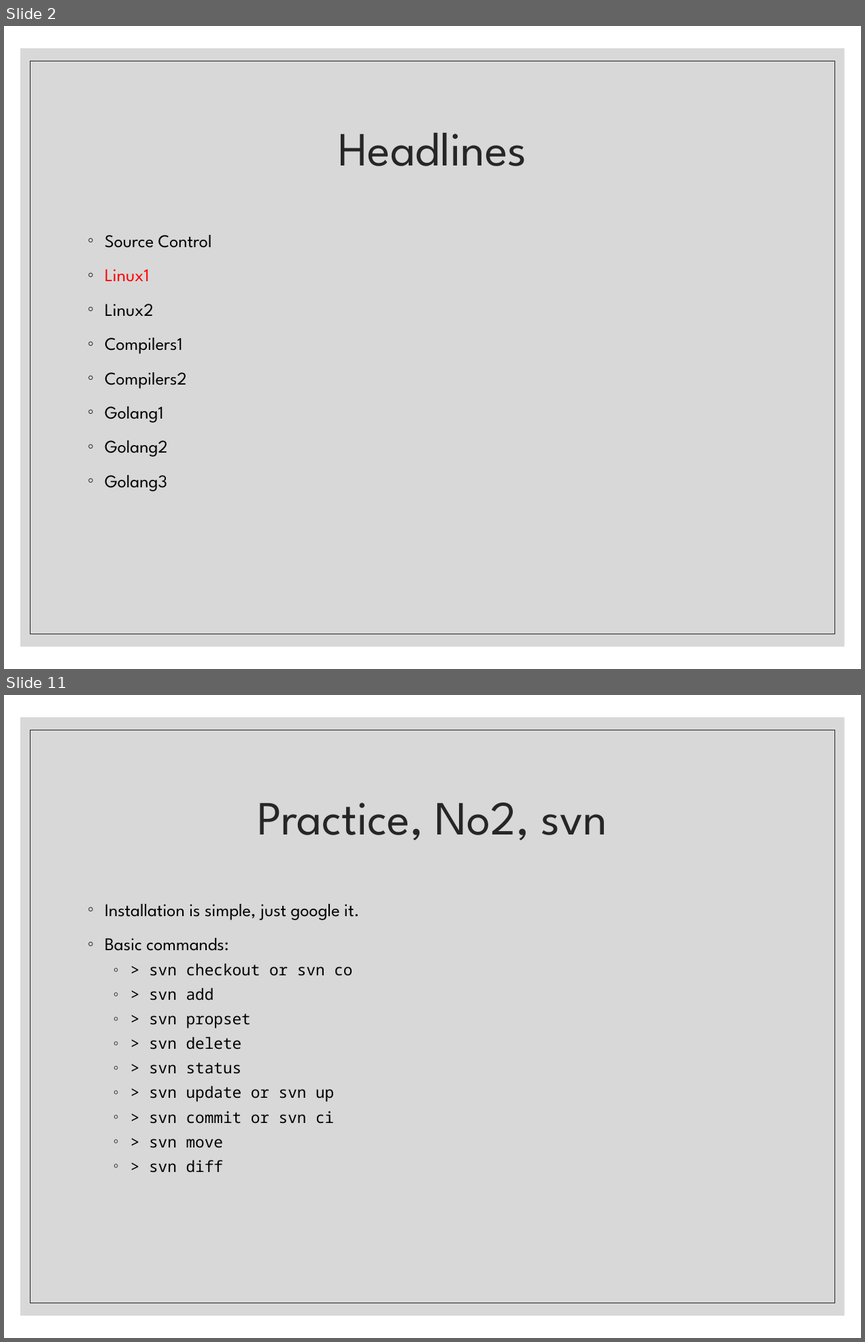
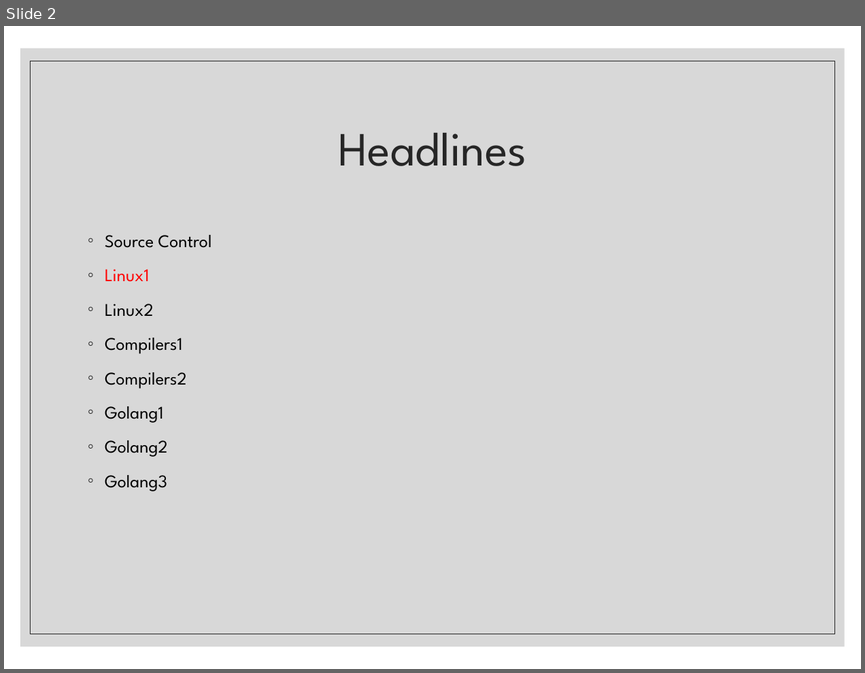
Before and after one commit to mostafa8026/ComputerProgramming-Basics, a slide deck: 02 - Linux 1.pptx. Shown one above the other, each under a label of ours: slides 2 and 11 before the commit, slide 2 after it; the slides between them are not shown. The pictures are 865x1342 and 865x673 pixels, drawn with LibreOffice and Linux fonts; fonts in the diff are those of the drawing. Boxes give left, top, right and bottom in pixels: in the first picture for what was removed or moved away, otherwise in the second. Text is boxed around its words. In the diff, an @@ line names an element or a change of style, - is before the commit and + after.

```diff
--- a/02 - Linux 1.pptx
+++ b/02 - Linux 1.pptx
@@ slide 11 removed at (4,695,861,1338), background #FFFFFF; not listed: 2 template elements that a slide beside it also shows @@
@@ title removed at (258,802,608,841) @@
-Practice, No2, svn
@@ text removed at (105,904,360,1172) @@
-◦ Installation is simple, just google it.
-◦ Basic commands:
-  ◦ > svn checkout or svn co
-  ◦ > svn add
-  ◦ > svn propset
-  ◦ > svn delete
-  ◦ > svn status
-  ◦ > svn update or svn up
-  ◦ > svn commit or svn ci
-  ◦ > svn move
-  ◦ > svn diff
```
Also in this commit, not shown: 1 slide changed, 9 other slides removed, 1 other file.
